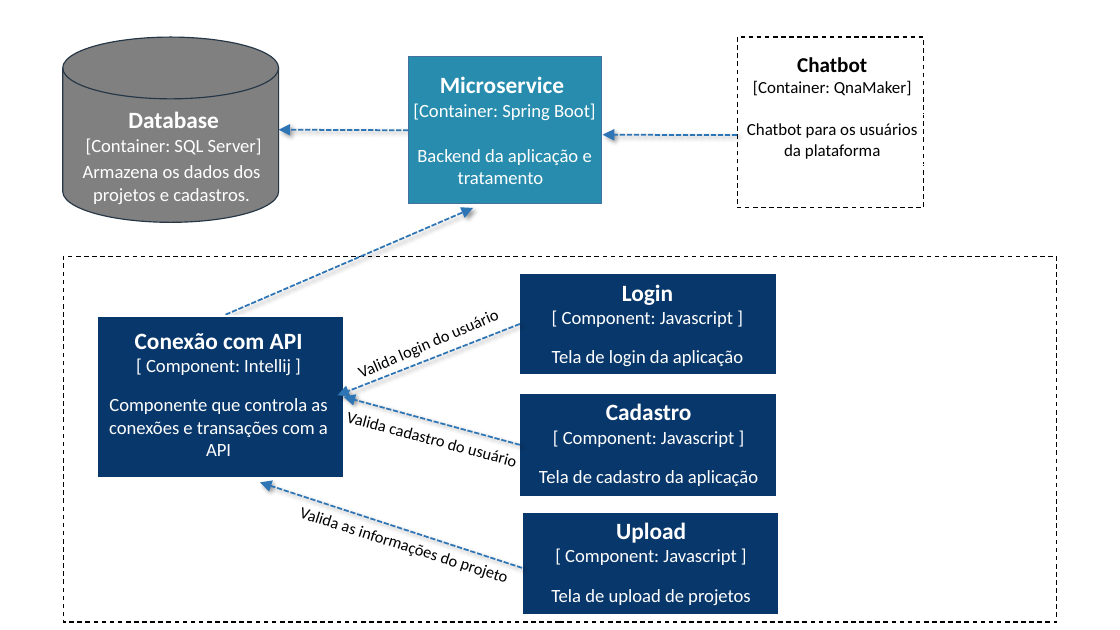
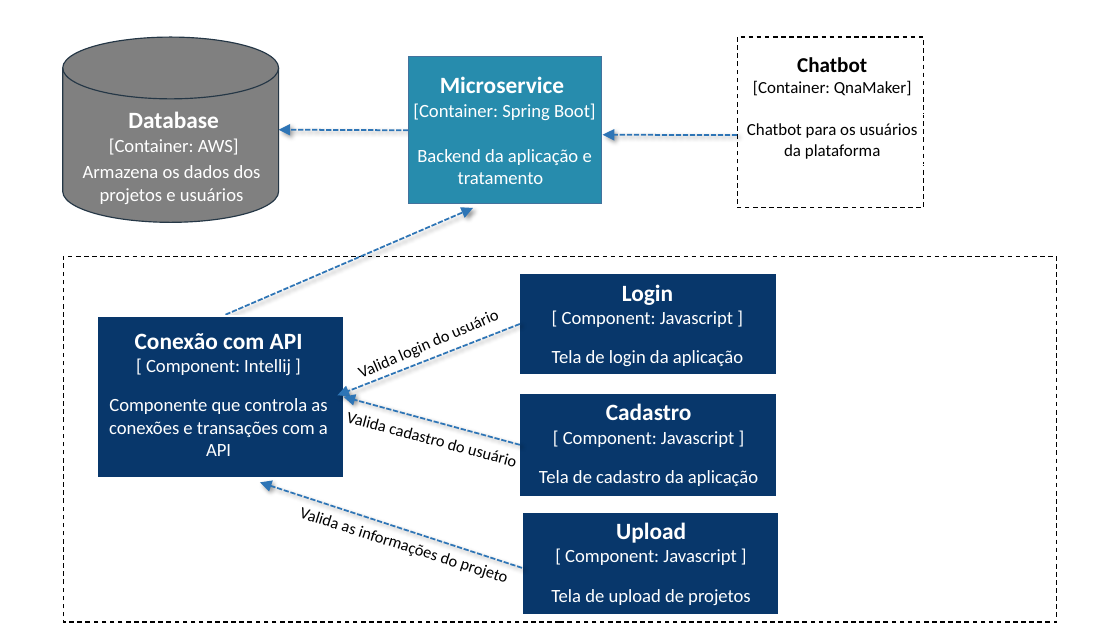
Before and after one commit to Caio-Elcio/2WORK-Mobile, a slide deck: slide 2 of Documentos/Arquitetura/Arquitetura.pptx. Drawn at 1120x630 pixels with LibreOffice and Linux fonts; fonts in the diff are those of the drawing. Boxes give left, top, right and bottom in pixels: in the first picture for what was removed or moved away, otherwise in the second. Text is boxed around its words. In the diff, an @@ line names an element or a change of style, - is before the commit and + after.

```diff
--- a/Documentos/Arquitetura/Arquitetura.pptx
+++ b/Documentos/Arquitetura/Arquitetura.pptx
@@ text at (109, 138, 239, 155): text changed @@
-[Container: SQL Server]
+[Container: AWS]
@@ text at (83, 165, 261, 204): text changed @@
-Armazena os dados dos projetos e cadastros.
+Armazena os dados dos projetos e usuários
```
Also in this commit, not shown: 2 other slides changed, 1 slide added.
